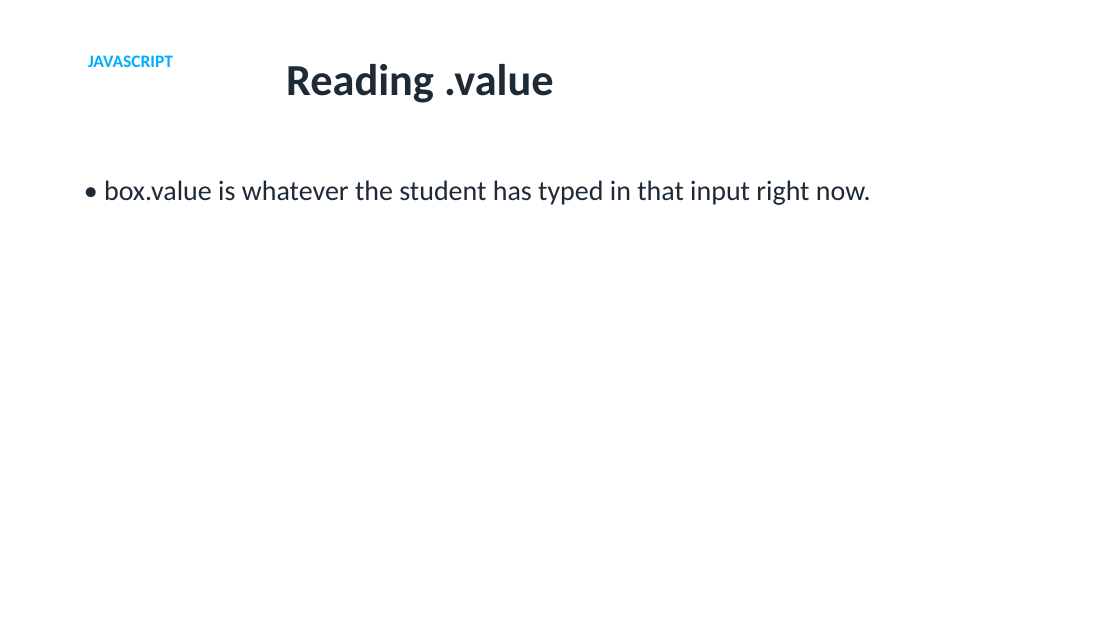
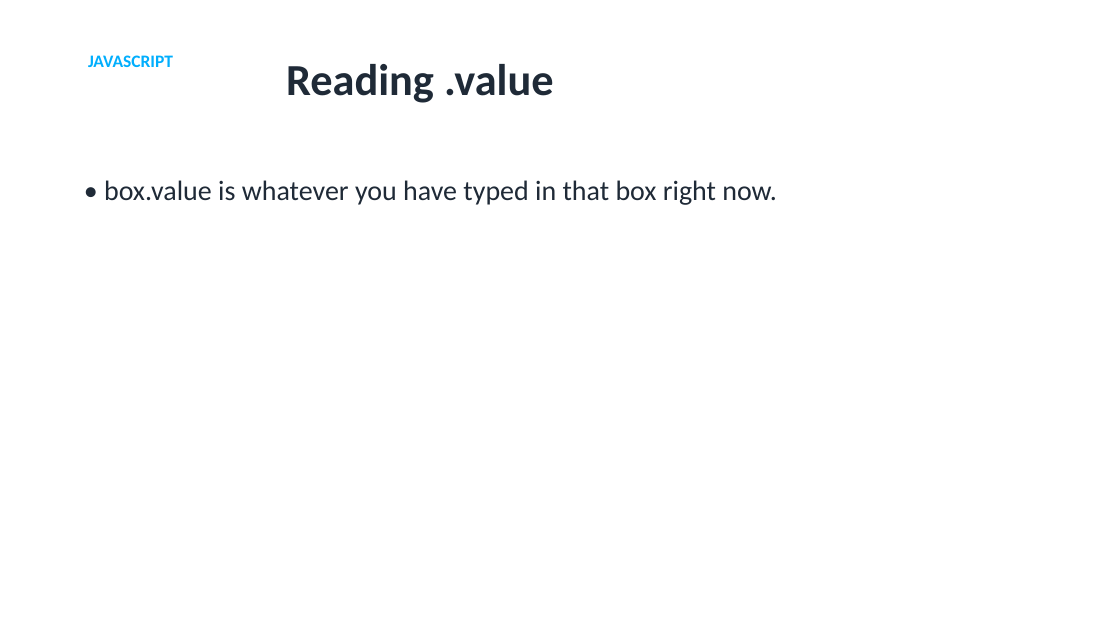
Before and after one commit to utgapps/utgapps.github.io, a slide deck: slide 29 of ai101/slides/week-02.pptx. Drawn at 1120x630 pixels with LibreOffice and Linux fonts; fonts in the diff are those of the drawing. Boxes give left, top, right and bottom in pixels: in the first picture for what was removed or moved away, otherwise in the second. Text is boxed around its words. In the diff, an @@ line names an element or a change of style, - is before the commit and + after.

```diff
--- a/ai101/slides/week-02.pptx
+++ b/ai101/slides/week-02.pptx
@@ text at bbox=[104, 180, 777, 205]: text changed @@
-• box.value is whatever the student has typed in that input right now.
+• box.value is whatever you have typed in that box right now.
```
Also in this commit, not shown: 1 other slide changed, 19 other files.
